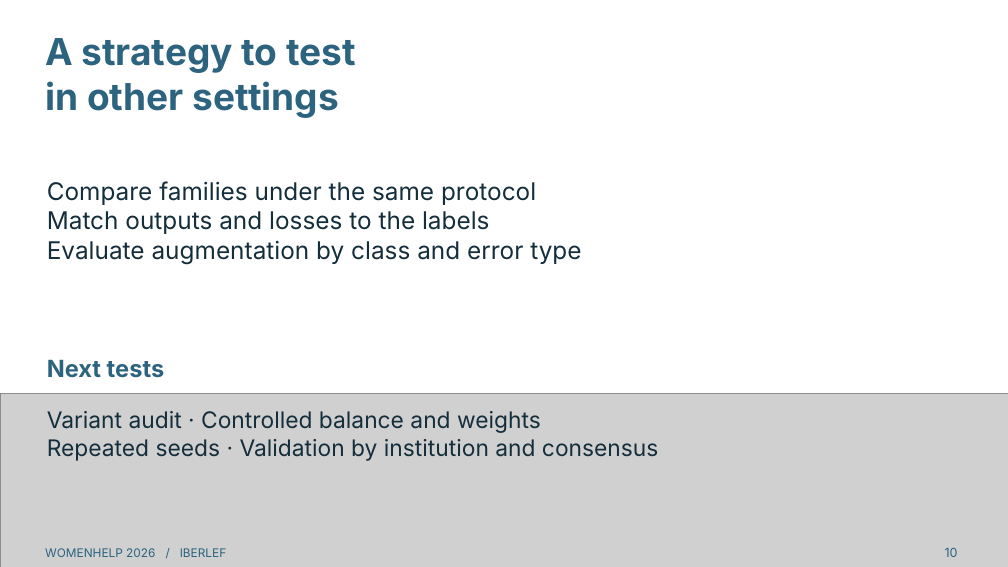
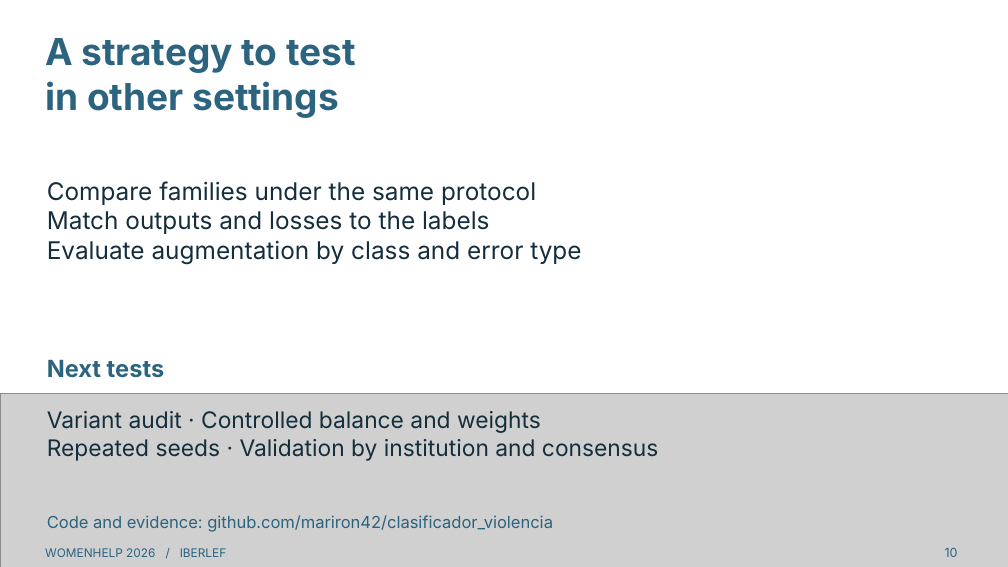
Before and after one commit to mariron42/clasificador_violencia, a slide deck: slide 10 of presentation/WomenHelp_charla_en.pptx. Drawn at 1008x567 pixels with LibreOffice and Linux fonts; fonts in the diff are those of the drawing; grey boxes stand for pictures. Boxes give left, top, right and bottom in pixels: in the first picture for what was removed or moved away, otherwise in the second. Text is boxed around its words. In the diff, an @@ line names an element or a change of style, - is before the commit and + after.

```diff
--- a/presentation/WomenHelp_charla_en.pptx
+++ b/presentation/WomenHelp_charla_en.pptx
@@ text added at (47, 515, 553, 532), 15.8 pt, text #2C637F @@
+Code and evidence: github.com/mariron42/clasificador_violencia
```
Also in this commit, not shown: 7 other files.
